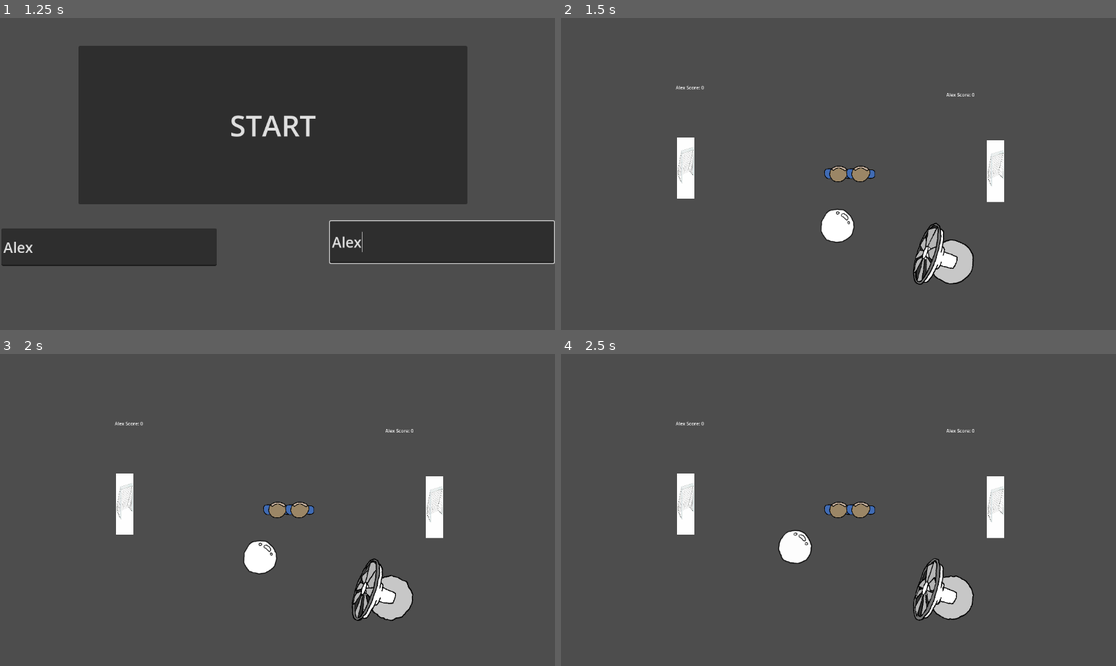
Above: before the commit, frames 1-4 (two rows, left to right).
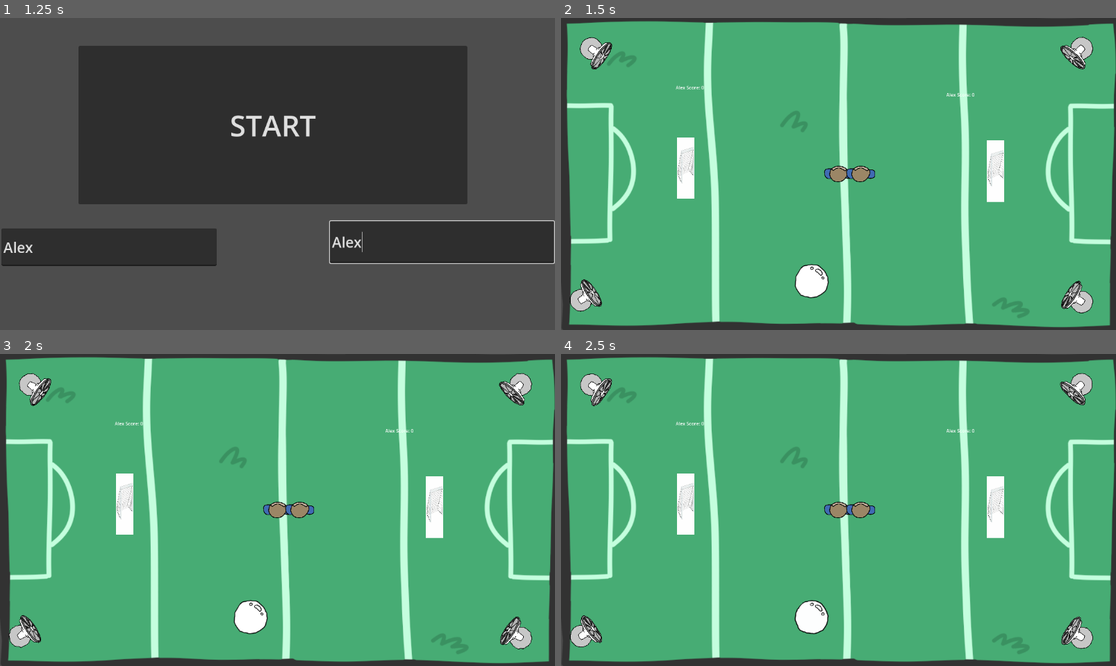
Above: after the commit, the same moments.

Repository: Calandir/ggj-2025
Game: Godot game, scene res://Scenes/menu.tscn
The game is run twice, just before and just after one commit, with the same random seed, the same clock (stepped at 60 frames per second) and the same inputs.
Inputs (mouse positions are in pixels of both pictures, inside the frame that each line leads up to):
- Up to frame 1 (1.25 s): click (111, 245) at 0.52 s; type "Alex" at 0.6 s; click (444, 242) at 0.75 s; type "Alex" at 0.83 s
- Up to frame 2 (1.5 s): click "START" at 1.25 s
- Up to frame 3 (2 s): no input
- Up to frame 4 (2.5 s): no input

Frame 1 is identical in both runs. In frame 2, 98% of the frame differs, in the area x 0-100%, y 0-100%; in frame 3, 98%; in frame 4, 98%.

Commit message:
Added background & Walls

Diff:
--- a/Scenes/Fan.tscn
+++ b/Scenes/Fan.tscn
@@ -33,6 +33,7 @@
 }]
 
 [node name="Fan0_Area2D" type="Area2D"]
+scale = Vector2(0.5, 0.5)
 script = ExtResource("1_cdjk6")
 
 [node name="AnimatedSprite2D" type="AnimatedSprite2D" parent="."]
@@ -43,6 +44,7 @@
 frame_progress = 0.928675
 
 [node name="CollisionPolygon2D" type="CollisionPolygon2D" parent="."]
+scale = Vector2(2, 2)
 polygon = PackedVector2Array(0, 50, 600, 200, 615, 0, 600, -200, 0, -50)
 
 [connection signal="body_entered" from="." to="." method="_on_Area2D_body_entered"]
--- /dev/null
+++ b/Scenes/edge_wall.tscn
@@ -0,0 +1,19 @@
+[gd_scene load_steps=4 format=3 uid="uid://6kwoqoa8df76"]
+
+[ext_resource type="Script" path="res://edge_wall.gd" id="1_h5om8"]
+
+[sub_resource type="PhysicsMaterial" id="PhysicsMaterial_n2oa7"]
+friction = 0.02
+bounce = 1.0
+
+[sub_resource type="RectangleShape2D" id="RectangleShape2D_sr1l5"]
+size = Vector2(1158.5, 20)
+
+[node name="EdgeWall" type="StaticBody2D"]
+position = Vector2(529, -24)
+physics_material_override = SubResource("PhysicsMaterial_n2oa7")
+script = ExtResource("1_h5om8")
+
+[node name="CollisionShape2D" type="CollisionShape2D" parent="."]
+position = Vector2(47, 29)
+shape = SubResource("RectangleShape2D_sr1l5")
--- a/Scenes/example_scene.tscn
+++ b/Scenes/example_scene.tscn
@@ -7,6 +7,8 @@
 [ext_resource type="PackedScene" uid="uid://b2na6tf1un6wr" path="res://Scenes/Goal.tscn" id="3_m40s0"]
 [ext_resource type="Script" path="res://Scenes/label.gd" id="4_em4yn"]
 [ext_resource type="PackedScene" uid="uid://d2886r8qbijju" path="res://Scenes/player.tscn" id="4_t3qv7"]
+[ext_resource type="PackedScene" uid="uid://6kwoqoa8df76" path="res://Scenes/edge_wall.tscn" id="8_2ewpy"]
+[ext_resource type="Texture2D" uid="uid://bw0ubkqw6fdtb" path="res://Art/playing_field.png" id="9_nillc"]
 
 [node name="MainScene" type="Node2D"]
 script = ExtResource("1_poy5t")
@@ -15,10 +17,11 @@
 zoom = Vector2(0.6, 0.6)
 
 [node name="Bubble0_RigidBody2D" parent="." instance=ExtResource("1_b6d3v")]
+position = Vector2(-93, 371)
 
 [node name="Fan0_Area2D" parent="." instance=ExtResource("2_acuum")]
-position = Vector2(369, 294)
-rotation = 3.44528
+position = Vector2(-880, 431)
+rotation = -0.602139
 
 [node name="Player 0" parent="." instance=ExtResource("4_t3qv7")]
 
@@ -52,5 +55,39 @@
 [node name="DebugBubbleSpawner" type="Node" parent="."]
 script = ExtResource("1_7vexg")
 
+[node name="EdgeWall" parent="." instance=ExtResource("8_2ewpy")]
+position = Vector2(-76, -605)
+scale = Vector2(1.8, 1.8)
+
+[node name="EdgeWall2" parent="." instance=ExtResource("8_2ewpy")]
+position = Vector2(-62, 505)
+scale = Vector2(1.8, 1.8)
+
+[node name="EdgeWall3" parent="." instance=ExtResource("8_2ewpy")]
+position = Vector2(-940, -60)
+rotation = 1.5708
+
+[node name="EdgeWall4" parent="." instance=ExtResource("8_2ewpy")]
+position = Vector2(1003, -60)
+rotation = 1.5708
+
+[node name="Fan0_Area2D2" parent="." instance=ExtResource("2_acuum")]
+position = Vector2(832, 435)
+rotation = 3.71755
+
+[node name="Fan0_Area2D3" parent="." instance=ExtResource("2_acuum")]
+position = Vector2(-846, -426)
+rotation = 0.607375
+
+[node name="Fan0_Area2D4" parent="." instance=ExtResource("2_acuum")]
+position = Vector2(832, -427)
+rotation = 2.32827
+
+[node name="Sprite2D" type="Sprite2D" parent="."]
+z_index = -2
+position = Vector2(13, 3)
+scale = Vector2(1.94678, 1.8875)
+texture = ExtResource("9_nillc")
+
 [connection signal="goal_scored" from="GoalA" to="GoalA/LabelA" method="_on_goal_goal_scored"]
 [connection signal="goal_scored" from="GoalB" to="GoalB/LabelB" method="_on_goal_goal_scored"]
--- /dev/null
+++ b/edge_wall.gd
@@ -0,0 +1,11 @@
+extends Node2D
+
+
+# Called when the node enters the scene tree for the first time.
+func _ready() -> void:
+	pass # Replace with function body.
+
+
+# Called every frame. 'delta' is the elapsed time since the previous frame.
+func _process(delta: float) -> void:
+	pass
Binary file added: Art/brickwall.jpg
Not shown, added: Art/brickwall.jpg.import
Not shown: 1 places in Scenes/example_scene.tscn that only renumber resources
